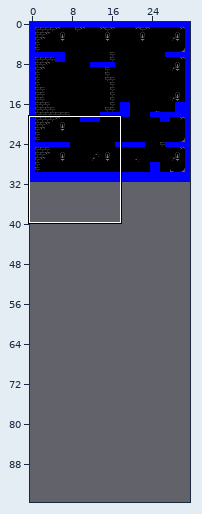
Tiled map, stored at assets/tiledproj/map02.tmx. The first picture is a wide view before the edit; the outline marks the close-up.
Close-up. The starting point:
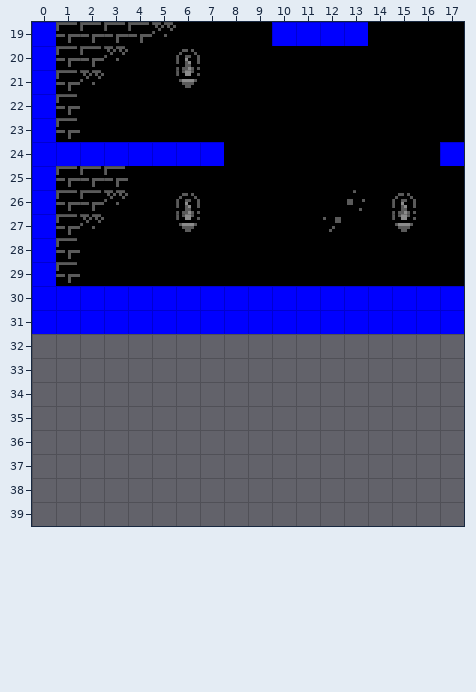
Cells are 8x8 px. Shown: x 0..17, y 19..39. The commit also changed other parts of the map, which this record leaves out. The old version is drawn lined up with the new one.
Once edited:
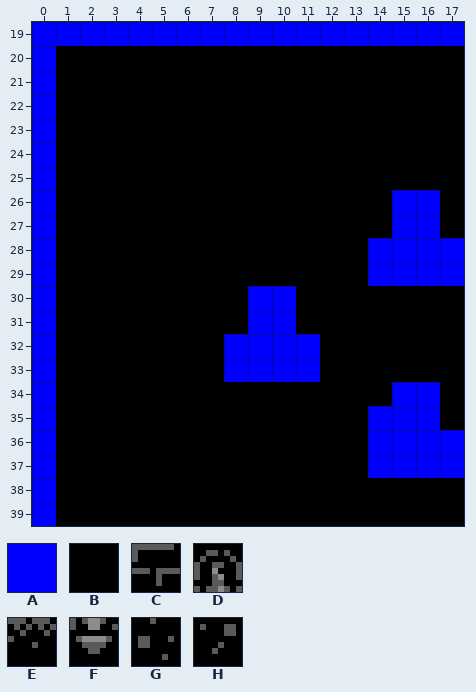
Key: from "gameplay": A 1; from "tower": B 0, C 3, D 4, E 8, F 12, G 42, H 43.
_ is an empty cell, # one hidden under a higher layer.
Tiles replaced or removed in this view: A, B, C, D, E, F, G, H.
From old to new:
Changed rows in their new state; . is an unchanged cell.
map size 32x32 -> 32x96 cells
Layer "background":
first column x 1:
19 #########....####
20 BBB..B...........
21 BB...B...........
22 B................
23 B................
24 BBBBBBB.........B
25 BBB..............
26 BBB..B......B.##.
27 BB...B.....B..##.
28 B............####
29 B............####
30 BBBBBBBB..BBBBBBB
31 BBBBBBBB..BBBBBBB
32 BBBBBBB....BBBBBB
33 BBBBBBB....BBBBBB
34 BBBBBBBBBBBBBB..B
35 BBBBBBBBBBBBB...B
36 BBBBBBBBBBBBB....
37 BBBBBBBBBBBBB....
38 BBBBBBBBBBBBBBBBB
39 BBBBBBBBBBBBBBBBB
Layer "collision":
first column x 1:
19 AAAAAAAAA....AAAA
first column x 0:
24 ._______........._
26 ...............AA.
27 ...............AA.
28 ..............AAAA
29 ..............AAAA
30 .________.._______
31 .________.._______
32 A.......AAAA......
33 A.......AAAA......
34 A..............AA.
35 A.............AAA.
36 A.............AAAA
37 A.............AAAA
38 A.................
39 A.................
Boxes around the changes in both close-ups, in picture pixels (x1, y1, x2, y2):
changed: (32, 22, 464, 526)
